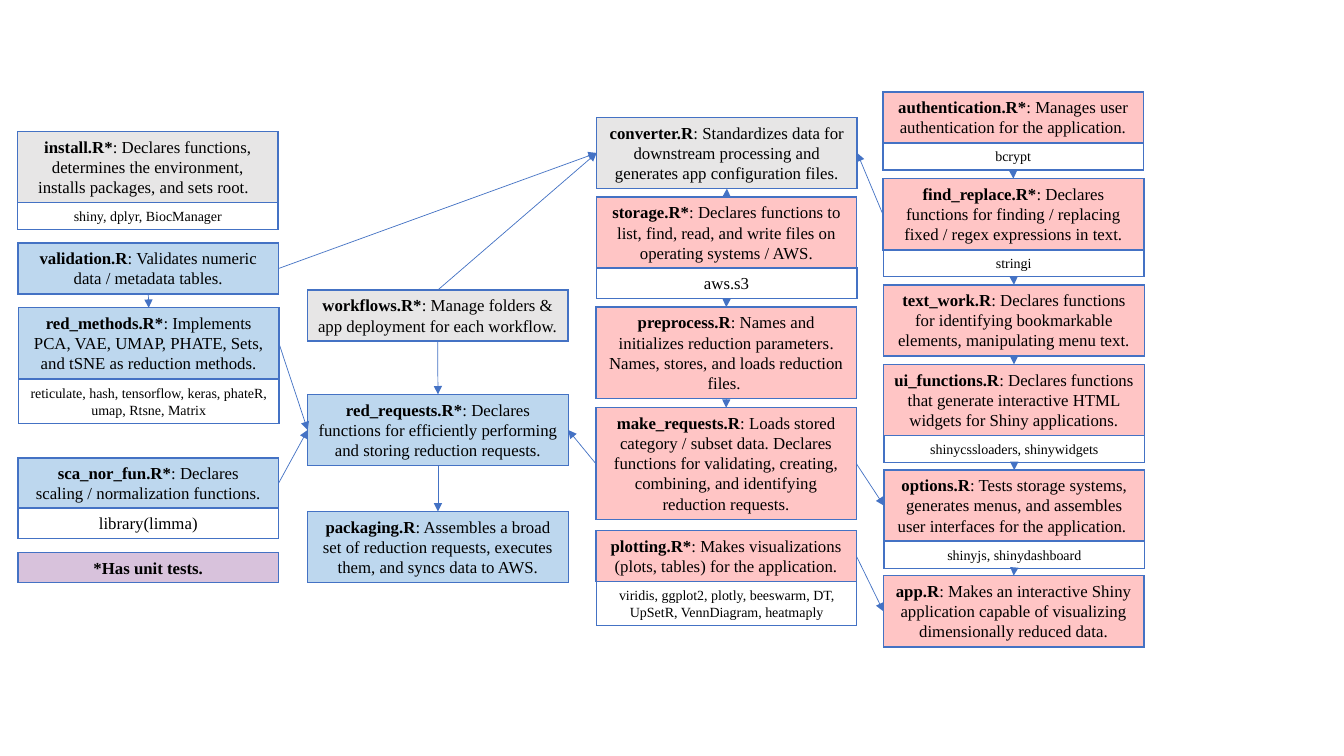
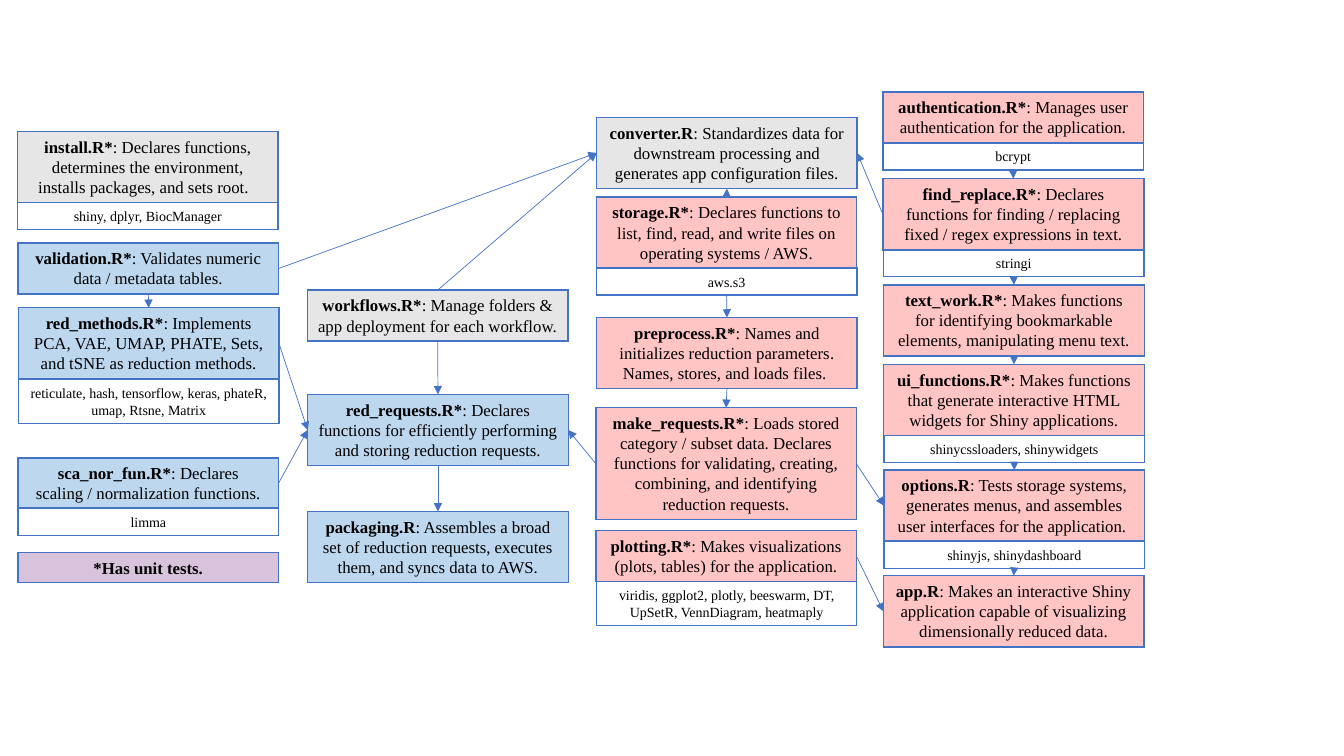
Before and after one commit to gersteinlab/shiny-dim-reduction, a slide deck: slide 2 of extras/Explorer_Tool_Workflow_2.pptx. Drawn at 1344x756 pixels with LibreOffice and Linux fonts; fonts in the diff are those of the drawing. Boxes give left, top, right and bottom in pixels: in the first picture for what was removed or moved away, otherwise in the second. Text is boxed around its words. In the diff, an @@ line names an element or a change of style, - is before the commit and + after.

```diff
--- a/extras/Explorer_Tool_Workflow_2.pptx
+++ b/extras/Explorer_Tool_Workflow_2.pptx
@@ text in rectangle at <box>35,252,261,284</box>: text changed @@
-validation.R: Validates numeric data / metadata tables.
+validation.R*: Validates numeric data / metadata tables.
@@ rectangle "aws.s3" at <box>597,268,857,295</box>: size 12 to 10 pt @@
@@ arrow moved from (727, 298) - (727, 308) to (727, 295) - (727, 318) @@
@@ text in rectangle at <box>898,294,1129,350</box>: text changed @@
-text_work.R: Declares functions for identifying bookmarkable elements, manipulating menu text.
+text_work.R*: Makes functions for identifying bookmarkable elements, manipulating menu text.
@@ rectangle "preprocess.R*: Names and initializes reduction ...": place and size @@
-rectangle "preprocess.R*: Names and initializes reduction ..." at <box>596,308,856,399</box>
+rectangle "preprocess.R*: Names and initializes reduction ..." at <box>597,318,857,389</box>
@@ text in rectangle at <box>619,327,834,382</box>: text changed @@
-preprocess.R: Names and initializes reduction parameters. Names, stores, and loads reduction files.
+preprocess.R*: Names and initializes reduction parameters. Names, stores, and loads files.
@@ arrow moved from (727, 399) - (726, 408) to (727, 389) - (726, 408) @@
@@ text in rectangle at <box>897,374,1130,430</box>: text changed @@
-ui_functions.R: Declares functions that generate interactive HTML widgets for Shiny applications.
+ui_functions.R*: Makes functions that generate interactive HTML widgets for Shiny applications.
@@ text in rectangle at <box>613,417,839,514</box>: text changed @@
-make_requests.R: Loads stored category / subset data. Declares functions for validating, creating, combining, and identifying reduction requests.
+make_requests.R*: Loads stored category / subset data. Declares functions for validating, creating, combining, and identifying reduction requests.
@@ text in rectangle at <box>131,517,167,527</box>: text changed; size 12 to 10 pt @@
-library(limma)
+limma
```
Also in this commit, not shown: 6 other files.
